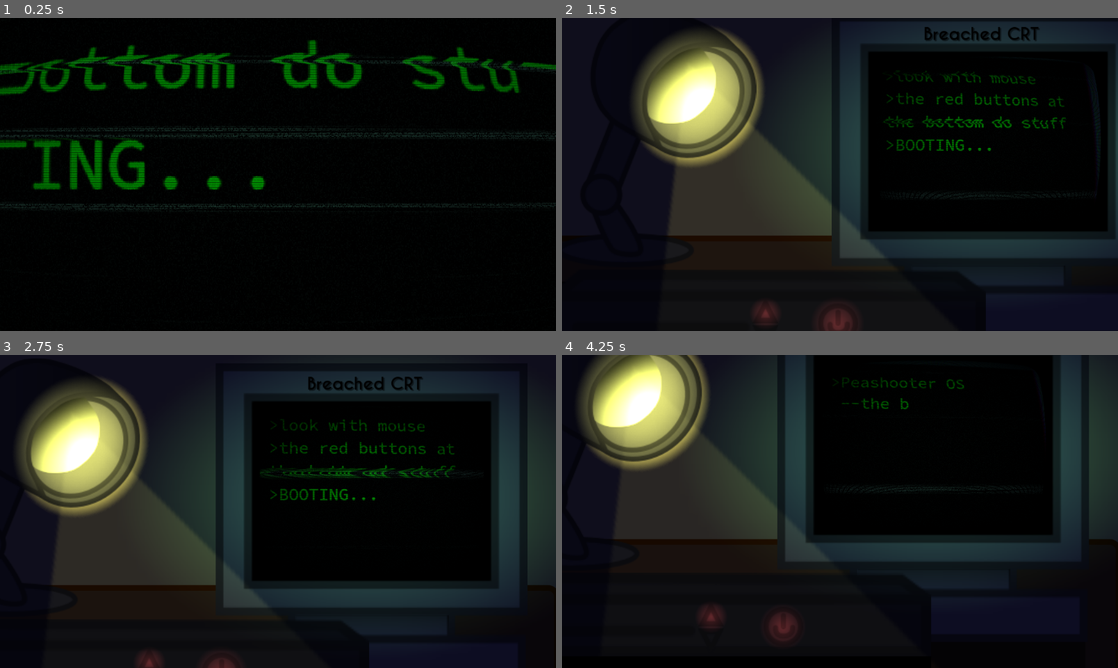
Above: before the commit, frames 1-4 (two rows, left to right).
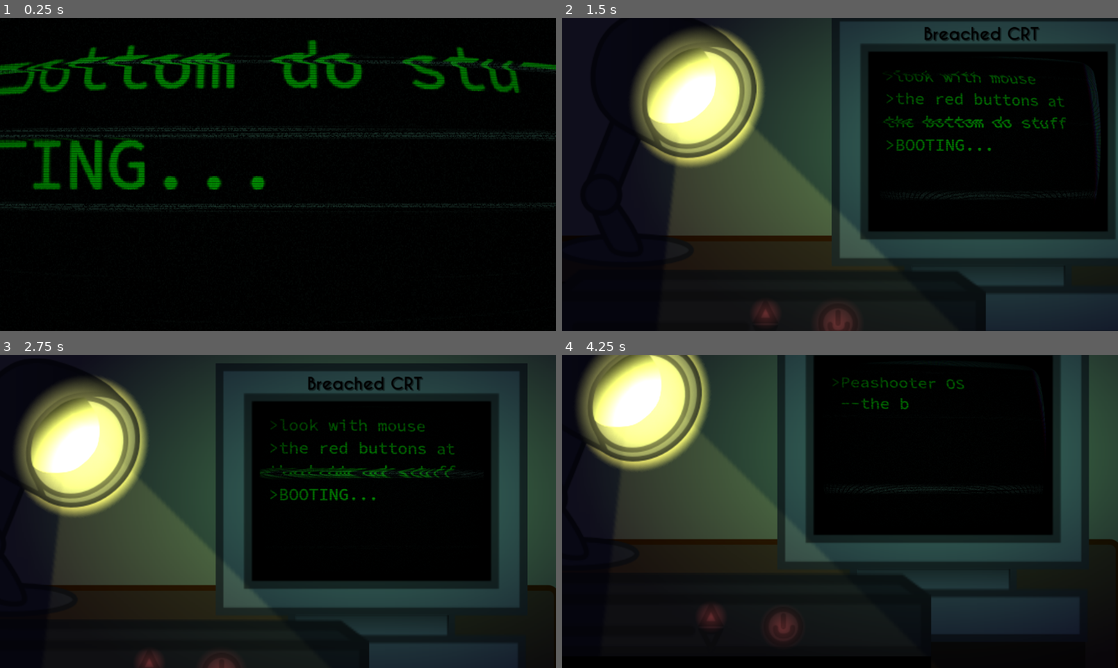
Above: after the commit, the same moments.

Repository: ArandomPsi/campfirejamthingy
Game: Godot game, scene res://scenes/titlescreen.tscn
Same seed, same stepped clock (60 frames per second), same inputs: the game is played once before the commit and once after it.
Inputs (mouse positions are in pixels of both pictures, inside the frame that each line leads up to):
- Up to frame 1 (0.25 s): no input
- Up to frame 2 (1.5 s): move the mouse to (962, 158) at 0.52 s; press the mouse at (962, 158) at 0.53 s; hold D (right) 0.53-1.28 s; move the mouse to (728, 190) at 1.27 s; release the mouse at (728, 190) at 1.28 s; hold S (down) from 1.28 s (still down); click (728, 190) at 1.35 s
- Up to frame 3 (2.75 s): move the mouse to (333, 442) at 2.02 s; release S (down) at 2.03 s; press the mouse at (333, 442) at 2.03 s; hold D (right) from 2.03 s (still down)
- Up to frame 4 (4.25 s): move the mouse to (812, 574) at 2.77 s; release D (right) at 2.78 s; release the mouse at (812, 574) at 2.78 s; hold W (up) 2.78-3.53 s; click (812, 574) at 2.85 s; move the mouse to (1006, 558) at 3.52 s; press the mouse at (1006, 558) at 3.53 s; hold A (left) from 3.53 s (still down)

The runs differ from the first frame. In frame 2, 19% of the frame differs, in the area x 13-100%, y 0-98%; in frame 3, 22%, in the area x 3-100%, y 0-100%; in frame 4, 19%.

Commit message:
fdfsadafsfdsa
adfssadfdfsdfsa

Diff:
--- /dev/null
+++ b/assets/hitparthingy.svg
@@ -0,0 +1 @@
+<svg version="1.1" xmlns="http://www.w3.org/2000/svg" xmlns:xlink="http://www.w3.org/1999/xlink" width="428.82707" height="428.82707" viewBox="0,0,428.82707,428.82707"><g transform="translate(-25.58646,34.41353)"><g stroke="none" stroke-width="0" stroke-miterlimit="10"><path d="M440.39151,180c0,0 -206.15026,23.99649 -205.29088,0c0.78825,-22.01038 205.29088,0 205.29088,0z" fill="#ffffff"/><path d="M25.58646,394.41354v-428.82707h428.82707v428.82707z" fill="none"/></g></g></svg><!--rotationCenter:214.41353567955542:214.4135256795562-->
--- a/scenes/player.tscn
+++ b/scenes/player.tscn
@@ -17,9 +17,9 @@
 [ext_resource type="Script" uid="uid://ccp623q3q3qis" path="res://scripts/upgrade.gd" id="10_cyrk5"]
 [ext_resource type="Shader" uid="uid://c3eccncoadpko" path="res://shaders/crt.gdshader" id="11_t6j4c"]
 [ext_resource type="Shader" uid="uid://bv7n7ohv0mnyg" path="res://shaders/circle.gdshader" id="13_0vbpy"]
-[ext_resource type="AudioStream" uid="uid://3dkd6802moiq" path="res://sounds/Hinkik - Time Leaper.mp3" id="14_1008y"]
 [ext_resource type="Shader" uid="uid://br8ymfkscw5wo" path="res://shaders/glitch.gdshader" id="14_nnfyx"]
 [ext_resource type="AudioStream" uid="uid://dgxkppc7oa7iq" path="res://sounds/Glitch Sound Effect (Speaker).mp3" id="17_bgffu"]
+[ext_resource type="AudioStream" uid="uid://cf0rgos3bd4r" path="res://sounds/482872_KzX---Stalemate.mp3" id="19_60mlk"]
 
 [sub_resource type="CircleShape2D" id="CircleShape2D_m4tyv"]
 radius = 16.0
@@ -266,10 +266,11 @@
 [node name="flamethrower" type="GPUParticles2D" parent="arrow"]
 material = SubResource("CanvasItemMaterial_flae1")
 position = Vector2(50, 0)
+emitting = false
 amount = 85
 texture = ExtResource("5_8apg7")
 lifetime = 0.5
-fixed_fps = 60
+fixed_fps = 90
 process_material = SubResource("ParticleProcessMaterial_llhdc")
 
 [node name="Camera2D" type="Camera2D" parent="."]
@@ -541,8 +542,8 @@
 [node name="sounds" type="Node" parent="."]
 
 [node name="song" type="AudioStreamPlayer" parent="sounds"]
-stream = ExtResource("14_1008y")
-volume_db = -15.0
+stream = ExtResource("19_60mlk")
+volume_db = -10.0
 autoplay = true
 mix_target = 2
 
--- a/scenes/titlescreen.tscn
+++ b/scenes/titlescreen.tscn
@@ -149,8 +149,9 @@
 position = Vector2(0, -18.1265)
 scale = Vector2(6.12144, 3.91453)
 color = Color(0.458824, 1, 0.603922, 1)
-energy = 0.32
+energy = 0.61
 texture = SubResource("GradientTexture2D_oed7t")
+texture_scale = 1.4
 
 [node name="computershadow" type="Sprite2D" parent="."]
 modulate = Color(1, 1, 1, 0.403922)
@@ -279,7 +280,7 @@
 rotation = 1.25363
 scale = Vector2(3.37427, 2.99524)
 color = Color(1, 1, 0.478431, 1)
-energy = 0.14
+energy = 0.33
 texture = ExtResource("8_3d8u6")
 
 [node name="PointLight2D2" type="PointLight2D" parent="Lamp2"]
@@ -287,7 +288,7 @@
 rotation = 0.558033
 scale = Vector2(2.14925, 2.37816)
 color = Color(1, 1, 0.478431, 1)
-energy = 3.12
+energy = 5.6
 texture = SubResource("GradientTexture2D_lalis")
 
 [node name="offswitch" type="Button" parent="Lamp2"]
--- a/scenes/vfx/hitparticle.tscn
+++ b/scenes/vfx/hitparticle.tscn
@@ -1,5 +1,6 @@
-[gd_scene load_steps=9 format=3 uid="uid://cre6axvqgsq7c"]
+[gd_scene load_steps=10 format=3 uid="uid://cre6axvqgsq7c"]
 
+[ext_resource type="Texture2D" uid="uid://rxml2to8ot1h" path="res://assets/hitparthingy.svg" id="1_7fd56"]
 [ext_resource type="Script" uid="uid://drq15qaq05rqc" path="res://scripts/vfx/hitparticle.gd" id="1_h5xin"]
 [ext_resource type="AudioStream" uid="uid://dkd4tf06pfdbv" path="res://sounds/hit.wav" id="2_p1i25"]
 [ext_resource type="Script" uid="uid://btblvgc31cvhp" path="res://scripts/randomsounds.gd" id="3_sod2m"]
@@ -12,8 +13,8 @@
 gradient = SubResource("Gradient_pgvbd")
 
 [sub_resource type="Curve" id="Curve_mt1gk"]
-_data = [Vector2(0, 0), 0.0, 0.0, 0, 0, Vector2(0.44898, 1), 0.0, 0.0, 0, 0, Vector2(1, 0), 0.0, 0.0, 0, 0]
-point_count = 3
+_data = [Vector2(0, 0), 0.0, 0.0, 0, 0, Vector2(1, 1), 0.0, 0.0, 0, 0]
+point_count = 2
 
 [sub_resource type="CurveTexture" id="CurveTexture_7ehit"]
 curve = SubResource("Curve_mt1gk")
@@ -22,30 +23,26 @@
 particle_flag_disable_z = true
 angle_min = -720.0
 angle_max = 720.0
-spread = 180.0
-initial_velocity_min = 400.0
-initial_velocity_max = 700.0
+spread = 0.0
 gravity = Vector3(2.08165e-12, 2.08165e-12, 2.08165e-12)
-scale_min = 7.0
-scale_max = 8.0
+scale_min = 0.8
+scale_max = 1.5
 scale_curve = SubResource("CurveTexture_7ehit")
 color_ramp = SubResource("GradientTexture1D_3ctge")
 
 [node name="hitparticle" type="GPUParticles2D"]
 modulate = Color(0.4, 0.709804, 1, 1)
 emitting = false
+texture = ExtResource("1_7fd56")
 lifetime = 0.3
 one_shot = true
 preprocess = 0.15
 explosiveness = 1.0
 fixed_fps = 60
 local_coords = true
-trail_enabled = true
 process_material = SubResource("ParticleProcessMaterial_5501i")
 script = ExtResource("1_h5xin")
 
 [node name="AudioStreamPlayer2D" type="AudioStreamPlayer2D" parent="."]
 stream = ExtResource("2_p1i25")
-volume_db = 8.0
-bus = &"reverb"
 script = ExtResource("3_sod2m")
--- a/scripts/player.gd
+++ b/scripts/player.gd
@@ -7,7 +7,7 @@
 
 var shottype : int = 5
 var shotcooldowns : Array = [15,50,5,50,0,5]
-var stats : Array[float] = [1,1,1,1,1,1,2]
+var stats : Array[float] = [1,1,1,1,1,1,1]
 var specialshotcharge : float = 0
 var prev_def_stat : float = 1
 var prev_inv_stat : float = 1
--- a/scripts/titlescreen.gd
+++ b/scripts/titlescreen.gd
@@ -24,7 +24,7 @@
 	#constant changes
 	$monitor/PointLight2D.energy = randf_range(0.45,0.5)
 	$Lamp2/PointLight2D.energy = randf_range(0.1,0.14)
-	$Lamp2/PointLight2D2.energy = randf_range(3,3.2)
+	$Lamp2/PointLight2D2.energy = randf_range(3,3.2) * 1.5
 	currentweaponthingy = clampi(currentweaponthingy,0,5)
 	$Ps5/down/PointLight2D3.visible = true
 	$Ps5/up/PointLight2D2.visible = true
@@ -84,6 +84,7 @@
 
 
 
+
 func _on_offswitch_pressed():
 	$Lamp2/PointLight2D.visible = not $Lamp2/PointLight2D.visible
 	$Lamp2/PointLight2D2.visible =  $Lamp2/PointLight2D.visible
Not shown, added: assets/hitparthingy.svg.import
Not shown: 1 places in scenes/player.tscn that only renumber resources
Not shown, added: sounds/482872_KzX---Stalemate.mp3.import
Not shown, added: sounds/482872_KzX---Stalemate.mp3
